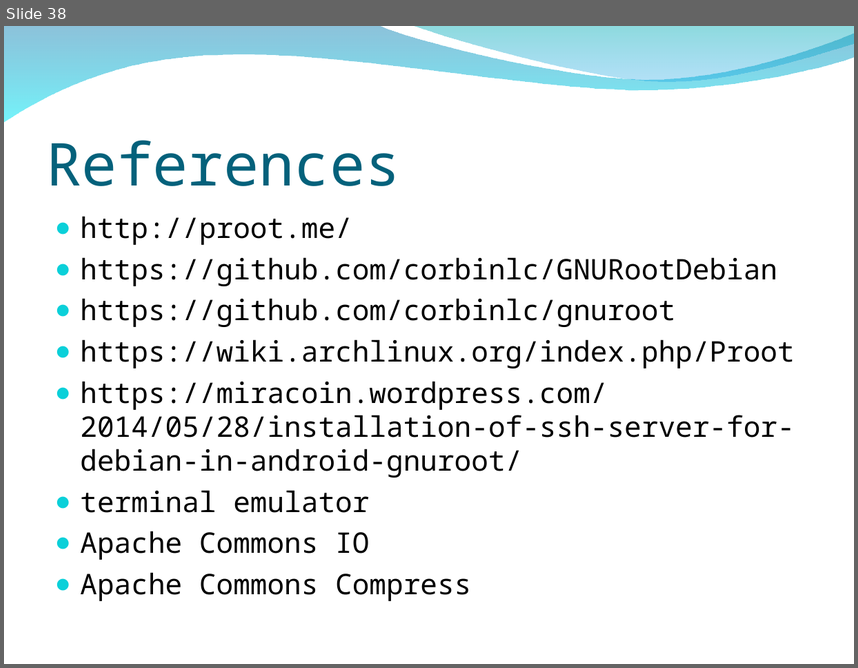
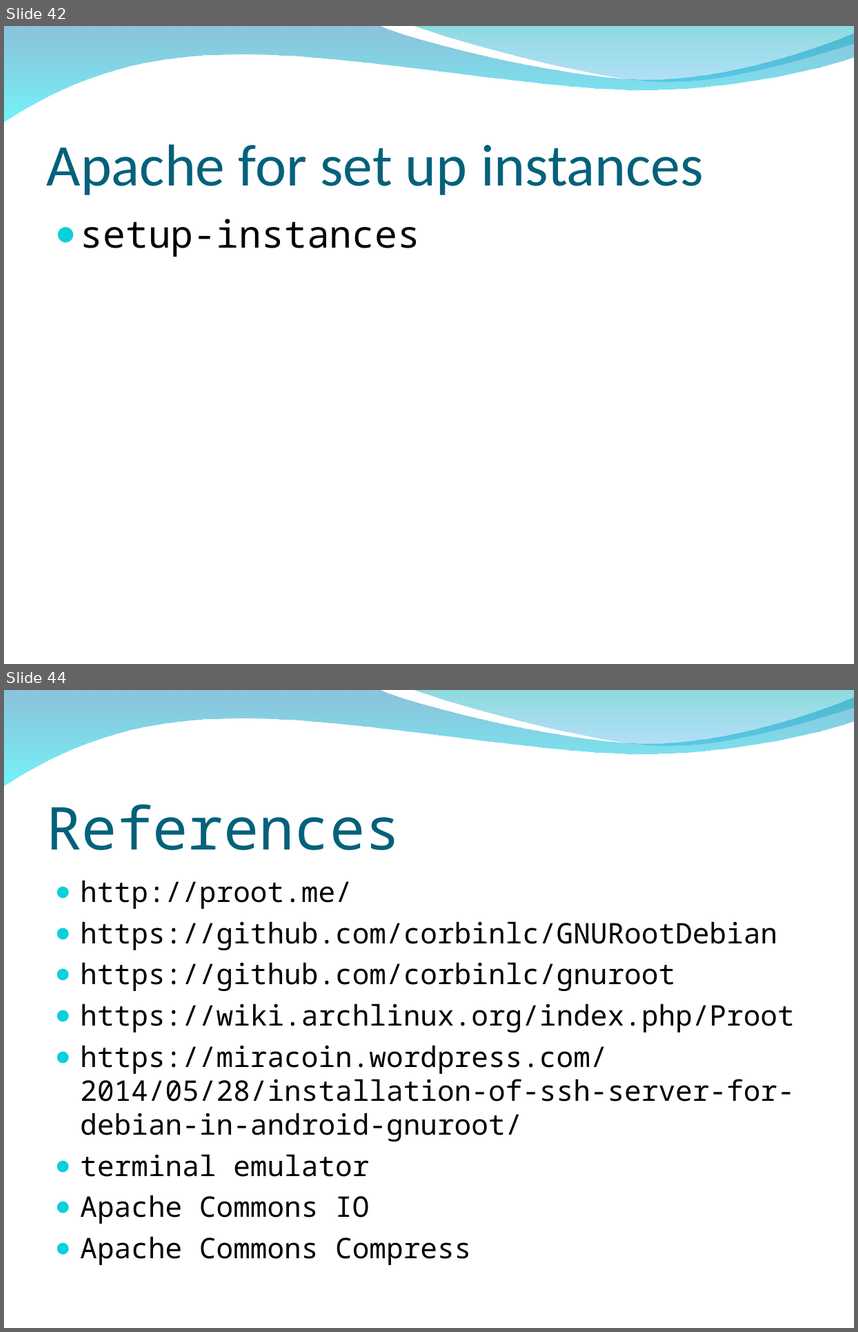
Before and after one commit to peter279k/regular_meeting, a slide deck: Proot.ppt. Shown one above the other, each under a label of ours: slide 38 before the commit, slides 42 and 44 after it; the slides between them are not shown. The pictures are 858x668 and 858x1332 pixels, drawn with LibreOffice and Linux fonts; fonts in the diff are those of the drawing; background and template pictures are left out. Boxes give left, top, right and bottom in pixels: in the first picture for what was removed or moved away, otherwise in the second. Text is boxed around its words. In the diff, an @@ line names an element or a change of style, - is before the commit and + after.

Commit message:
add setup-instances for http server(including Apache.Lighttpd) test: Ubuntu

```diff
--- a/Proot.ppt
+++ b/Proot.ppt
@@ slide 42 added at [4,26,854,664], background picture (left out); not listed: 2 template elements that a slide beside it also shows @@
@@ title added at [47,144,704,195], 50 pt, text #04617B @@
+Apache for set up instances
@@ text added at [80,219,420,256], 32 pt, text #000000 @@
+● setup-instances
@@ what was slide 38 is now slide 44 @@
```
Also in this commit, not shown: 6 other slides added, 1 slide removed.
